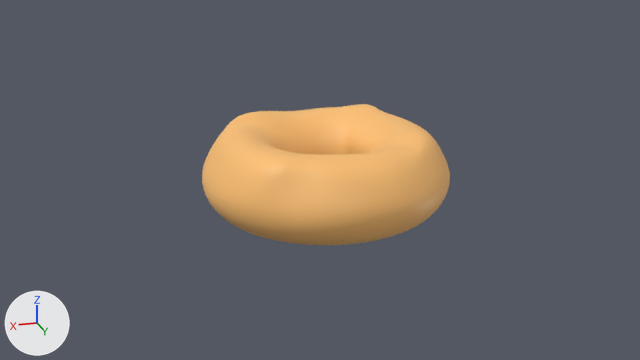
Renders of the Blender file Donut.blend from each side of a commit.
Camera for both pictures: the file's camera 'Camera'. The lights are fixed; the arrows at lower left show +X, +Y and +Z.

The scene before the commit, as lines of its bpy script (objects in view):
```python
me_torus = bpy.data.meshes.new('Torus')
me_torus.from_pydata(...)  # 576 vertices, 576 faces; spans x -0.64..0.629, y -0.64..0.64, z -0.22..0.248
me_torus.polygons.foreach_set('use_smooth', [True] * 576)
me_torus.materials.append(mat_material_001)  # orange #ffc273
ob_donut = bpy.data.objects.new('Donut', me_torus)
ob_donut.location = (0.0, 0.0, 0.0)
_m = ob_donut.modifiers.new('Subdivision', 'SUBSURF')
```
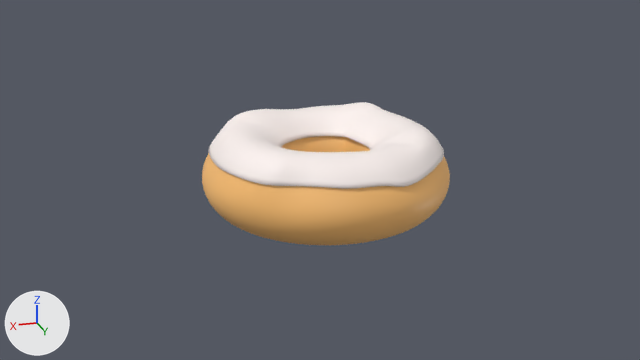
Where the change shows, as pixel boxes [x1, y1, x2, y2] in the pictures (640 x 360 px):
'icing', added
    after: [209, 102, 444, 189]

The change, as a list of edits to the scene's bpy script:
```text
Add mat_material_002:
    mat_material_002 = principled_material('Material.002')
    mat_material_002.base_color = (1.0, 0.911, 0.885)  # white #fff5f2
Add me_torus_001:
    me_torus_001.from_pydata(...)  # 240 vertices, 192 faces; spans x -0.581..0.563, y -0.583..0.583, z 0.084..0.248
    me_torus_001.polygons.foreach_set('use_smooth', [True] * 192)
    me_torus_001.materials.append(mat_material_002)  # white #fff5f2
Add ob_icing:
    ob_icing = bpy.data.objects.new('icing', me_torus_001)
    ob_icing.location = (0.0, 0.0, 0.0)
    _m = ob_icing.modifiers.new('Subdivision', 'SUBSURF')
    _m = ob_icing.modifiers.new('Solidify', 'SOLIDIFY')
    _m.offset = 1.0
```
